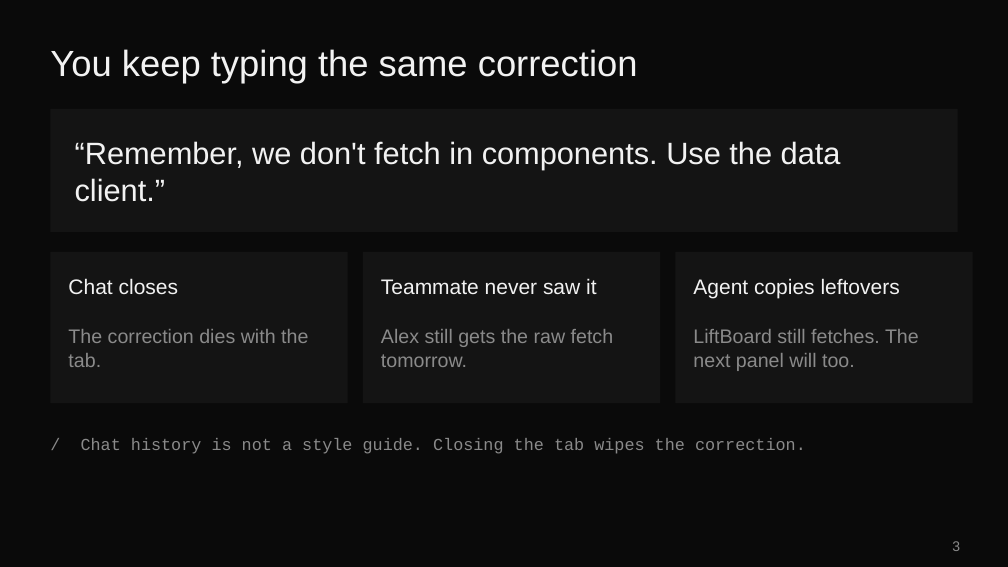
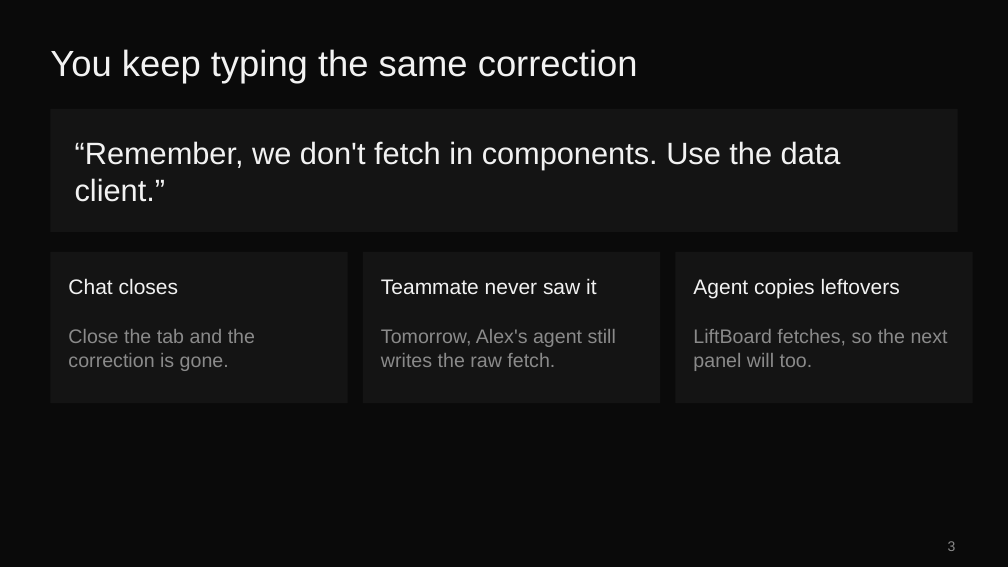
Before and after one commit to eveporcello/snowtooth-rules-teacher-guide, a slide deck: slide 3 of snowtooth-rules.pptx. Drawn at 1008x567 pixels with LibreOffice and Linux fonts; fonts in the diff are those of the drawing. Boxes give left, top, right and bottom in pixels: in the first picture for what was removed or moved away, otherwise in the second. Text is boxed around its words. In the diff, an @@ line names an element or a change of style, - is before the commit and + after.

```diff
--- a/snowtooth-rules.pptx
+++ b/snowtooth-rules.pptx
@@ text at (x1=68, y1=329, x2=255, y2=371): text changed @@
-The correction dies with the tab.
+Close the tab and the correction is gone.
@@ text at (x1=381, y1=329, x2=616, y2=367): text changed @@
-Alex still gets the raw fetch tomorrow.
+Tomorrow, Alex's agent still writes the raw fetch.
@@ text at (x1=693, y1=329, x2=948, y2=371): text changed @@
-LiftBoard still fetches. The next panel will too.
+LiftBoard fetches, so the next panel will too.
@@ text removed at (x1=81, y1=438, x2=806, y2=454) @@
-/ Chat history is not a style guide. Closing the tab wipes the correction.
@@ page number moved from (x1=952, y1=541, x2=960, y2=551) to (x1=948, y1=541, x2=956, y2=551) @@
```
Also in this commit, not shown: 8 other slides changed, 3 other files.
